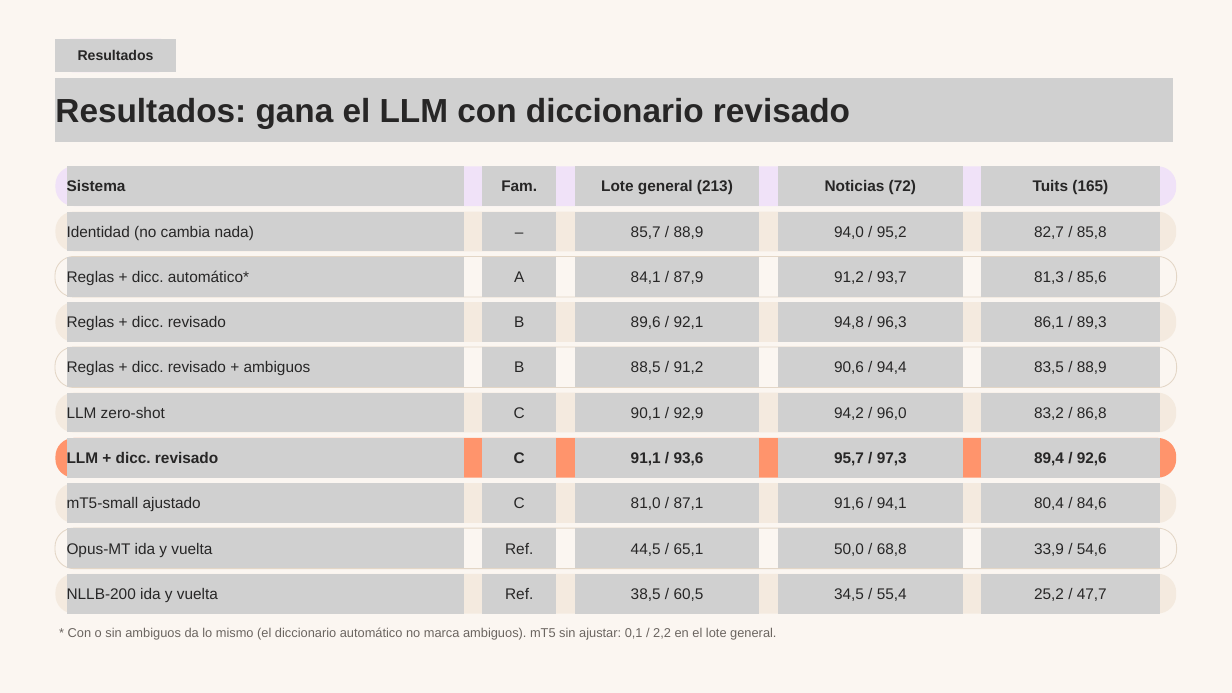
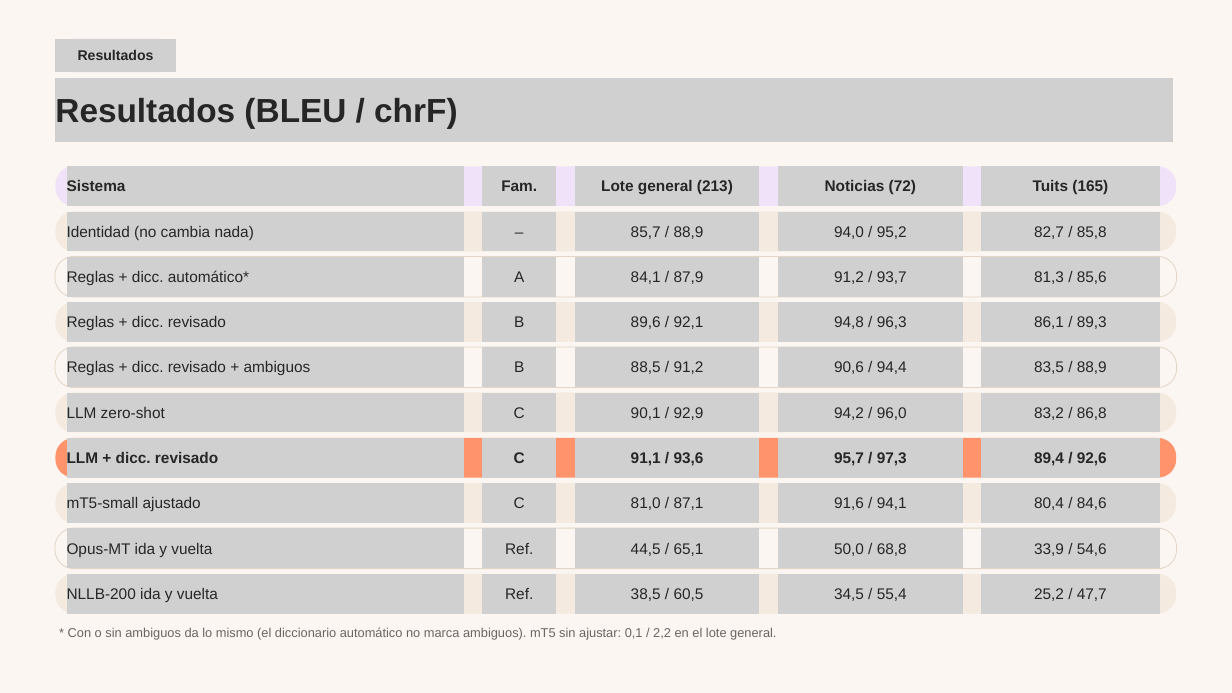
Before and after one commit to carlosiskindacool/proyecto-nlp, a slide deck: slide 9 of docs/avance_proyecto_revisado.pptx. Drawn at 1232x693 pixels with LibreOffice and Linux fonts; fonts in the diff are those of the drawing; grey boxes stand for pictures. Boxes give left, top, right and bottom in pixels: in the first picture for what was removed or moved away, otherwise in the second. Text is boxed around its words. In the diff, an @@ line names an element or a change of style, - is before the commit and + after.

```diff
--- a/docs/avance_proyecto_revisado.pptx
+++ b/docs/avance_proyecto_revisado.pptx
@@ text at box(55, 98, 458, 129): text changed @@
-Resultados: gana el LLM con diccionario revisado
+Resultados (BLEU / chrF)
```
Also in this commit, not shown: 7 other slides changed.
